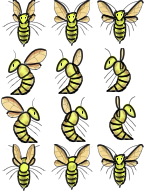
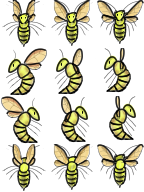
Two versions of the same layered image (144px x 192px). Layer-by-layer changes:
renamed "Below the head" to "Head", painted on it over (104, 155, 137, 168)
removed layer "Eyes" (1st of 4, in "Up 3" › "Line") from group "Line" over (104, 155, 128, 168)
painted on "Legs" (1st of 12, in "Up 3" › "Line") over (104, 155, 137, 168)
painted on "Body" (2nd of 24, in "Up 3" › "Line") over (104, 155, 128, 168)
painted on "Head" (2nd of 14, in "Up 3" › "Line") over (104, 155, 137, 168)
painted on "Base" (1st of 10, in "Up 3" › "Drawing" › "Wings") over (104, 155, 137, 168)
